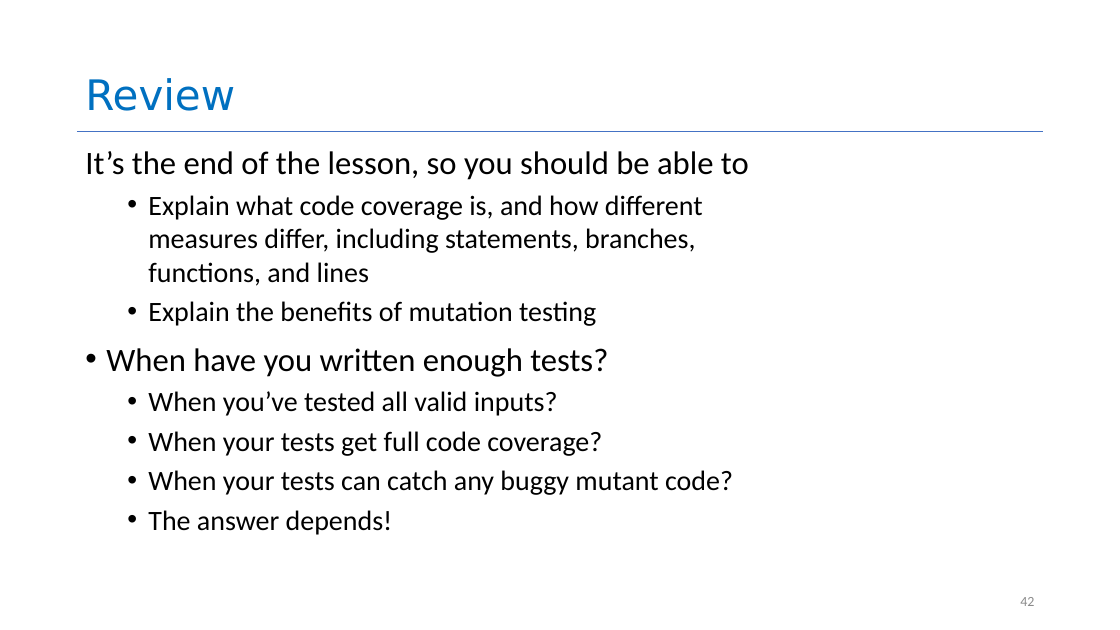
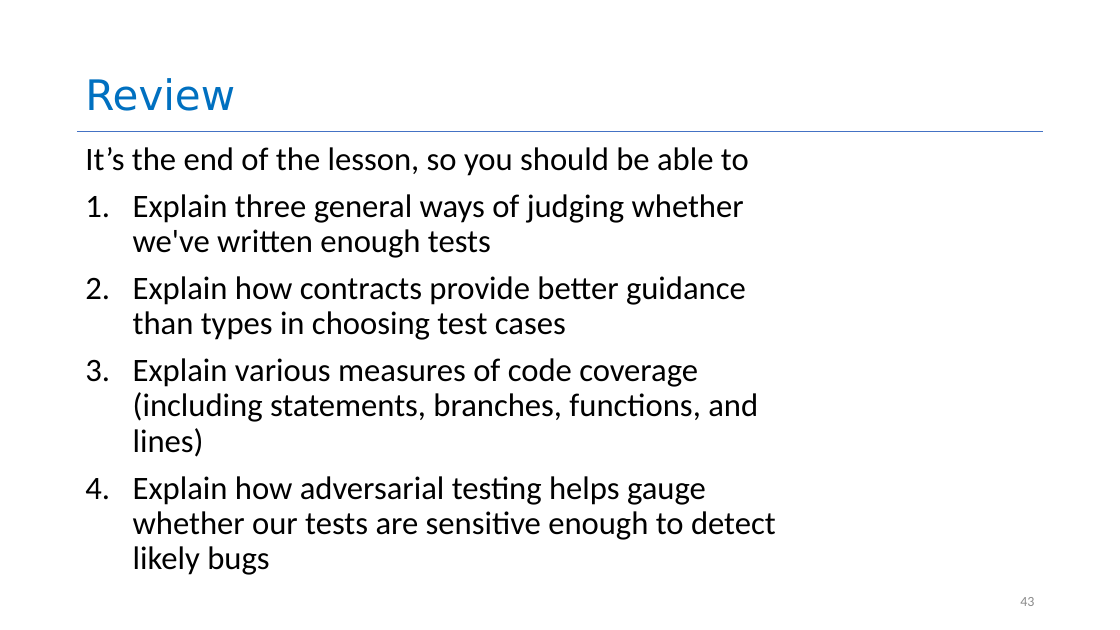
Before and after one commit to neu-se/CS4530-Fall-2026, a slide deck: slide 43 of Slides/Module 03 Unit Testing.pptx (slide 42 before the commit). Drawn at 1120x630 pixels with LibreOffice and Linux fonts; fonts in the diff are those of the drawing. Boxes give left, top, right and bottom in pixels: in the first picture for what was removed or moved away, otherwise in the second. Text is boxed around its words. In the diff, an @@ line names an element or a change of style, - is before the commit and + after.

```diff
--- a/Slides/Module 03 Unit Testing.pptx
+++ b/Slides/Module 03 Unit Testing.pptx
@@ text at [85, 147, 749, 176]: line spacing 1 to 0.9 @@
@@ text at [133, 194, 776, 575]: text changed; size 24 to 28 pt @@
-  • Explain what code coverage is, and how different measures differ, including statements, branches, functions, and lines
-  • Explain the benefits of mutation testing
-• When have you written enough tests?
-  • When you’ve tested all valid inputs?
-  • When your tests get full code coverage?
-  • When your tests can catch any buggy mutant code?
-  • The answer depends!
+1. Explain three general ways of judging whether we've written enough tests
+2. Explain how contracts provide better guidance than types in choosing test cases
+3. Explain various measures of code coverage (including statements, branches, functions, and lines)
+4. Explain how adversarial testing helps gauge whether our tests are sensitive enough to detect likely bugs
```
Also in this commit, not shown: 1 other slide changed, 1 slide added, 4 other files.
